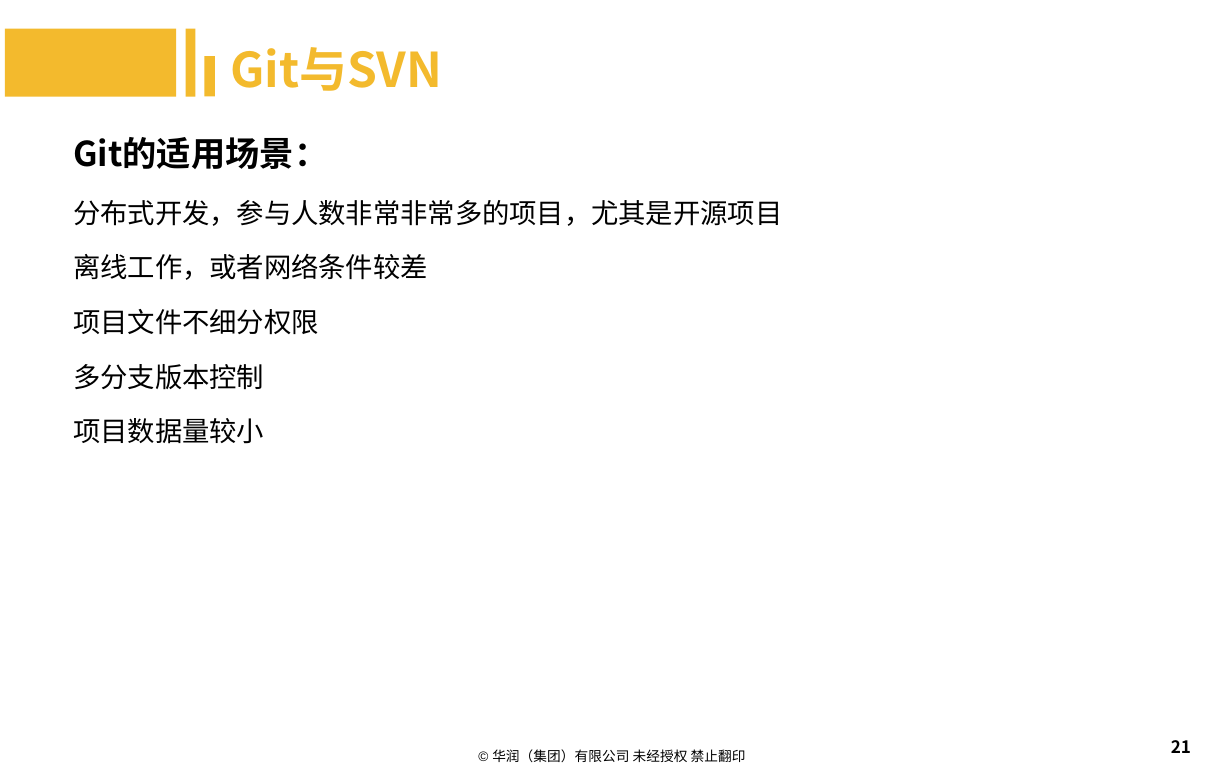
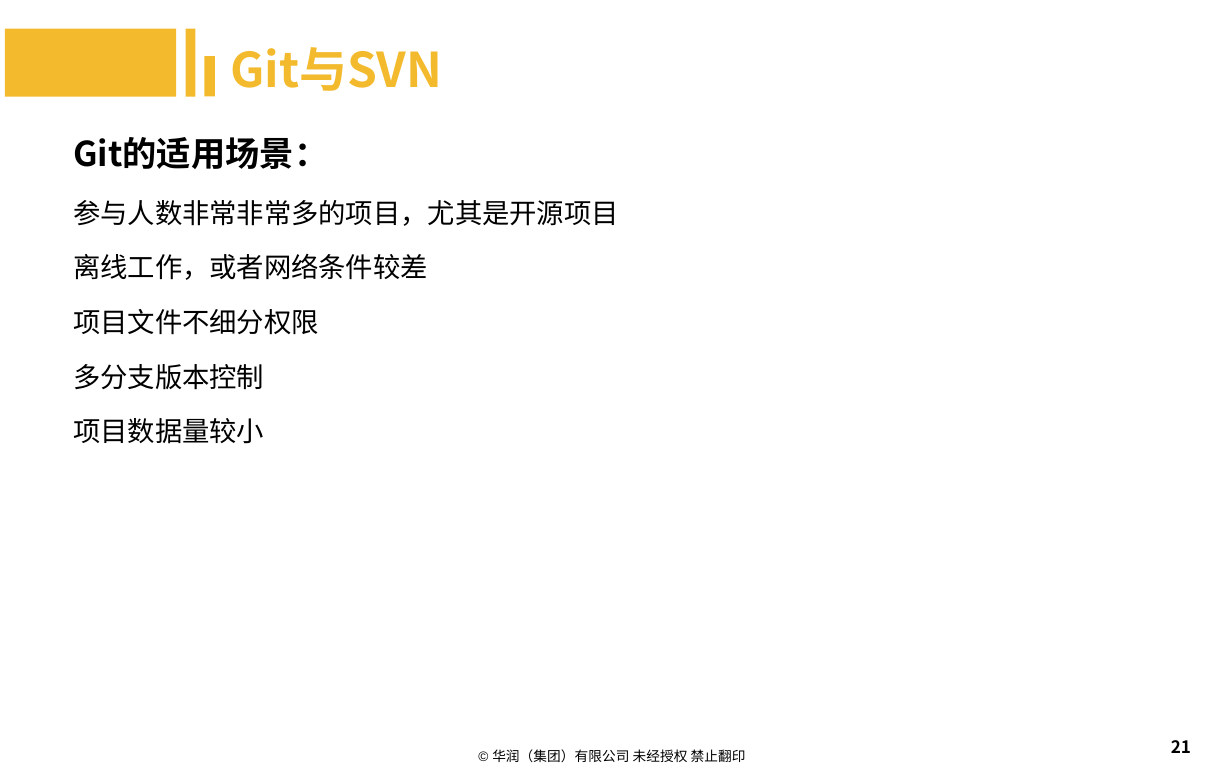
Before and after one commit to machenzhao/git-present, a slide deck: slide 21 of Git.pptx. Drawn at 1232x770 pixels with LibreOffice and Linux fonts; fonts in the diff are those of the drawing; background and template pictures are left out. Boxes give left, top, right and bottom in pixels: in the first picture for what was removed or moved away, otherwise in the second. Text is boxed around its words. In the diff, an @@ line names an element or a change of style, - is before the commit and + after.

```diff
--- a/Git.pptx
+++ b/Git.pptx
@@ text at <box>73,200,619,226</box>: text changed @@
-分布式开发，参与人数非常非常多的项目，尤其是开源项目
+参与人数非常非常多的项目，尤其是开源项目
```
Also in this commit, not shown: 6 other slides changed.
